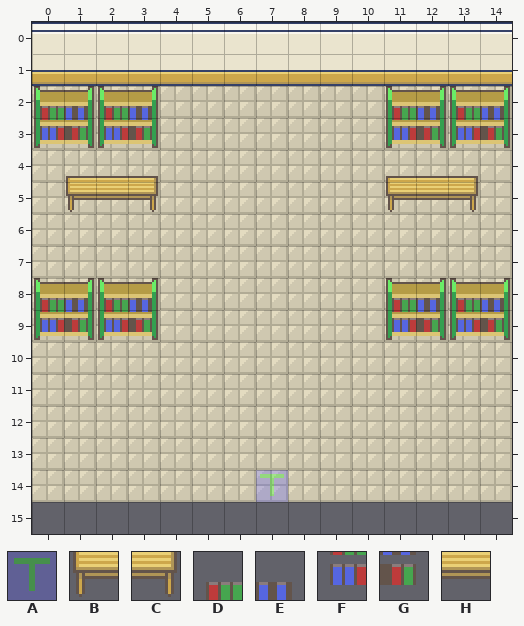
Tiled map: datapack/map/indoor/0.0c.tmx. The first picture shows the starting point.
Cells are 16x16 px. Shown: x 0..14, y 0..15. The old version is drawn lined up with the new one.
Key: from "1": A 2, B 45, C 110, D 135, E 136, F 167, G 168, H 174.
_ is an empty cell, # one hidden under a higher layer.
Objects are placed by their top-left corner, in cells (3,4 is the top-left corner of cell 3,4); size is 1x1 cell unless given.
Layers that did not change in this view are not listed.
Layer "Collisions" before, first column x 0:
 0 ###############
 1 ###############
 2 DEDE_______DEDE
 3 FGFG_______FGFG
 4 _______________
 5 _BHC_______BHC_
 6 _______________
 7 _______________
 8 DEDE_______DEDE
 9 FGFG_______FGFG
10 _______________
11 _______________
12 _______________
13 _______________
14 _______________
15 _______________
Objects on layer "Moving" before:
A "teleport on push" at 7,14
After:
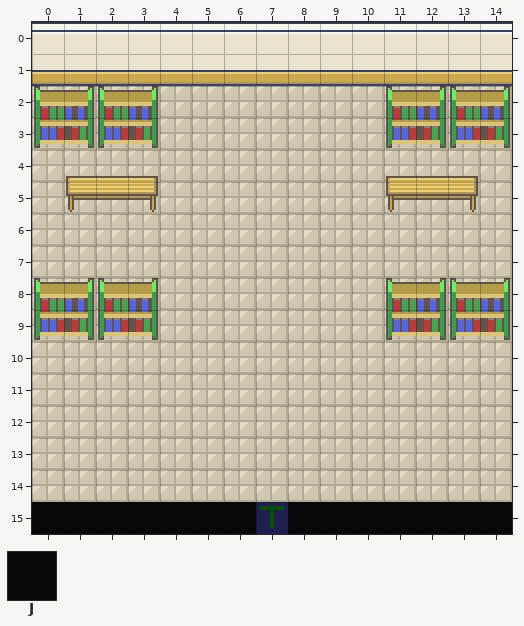
Further tiles: from "1": J 162.
The exact change:
map size 15x15 -> 15x16 cells
Layer "Collisions":
y 15: x 0..14 _______________ -> JJJJJJJJJJJJJJJ
Layer "Moving":
changed: A "teleport on push" at 7,14 -> A "teleport on push" at 7,15
Pixel boxes of the changes (left, top, right, bottom) in both pictures:
changed: (32, 470, 512, 534)
